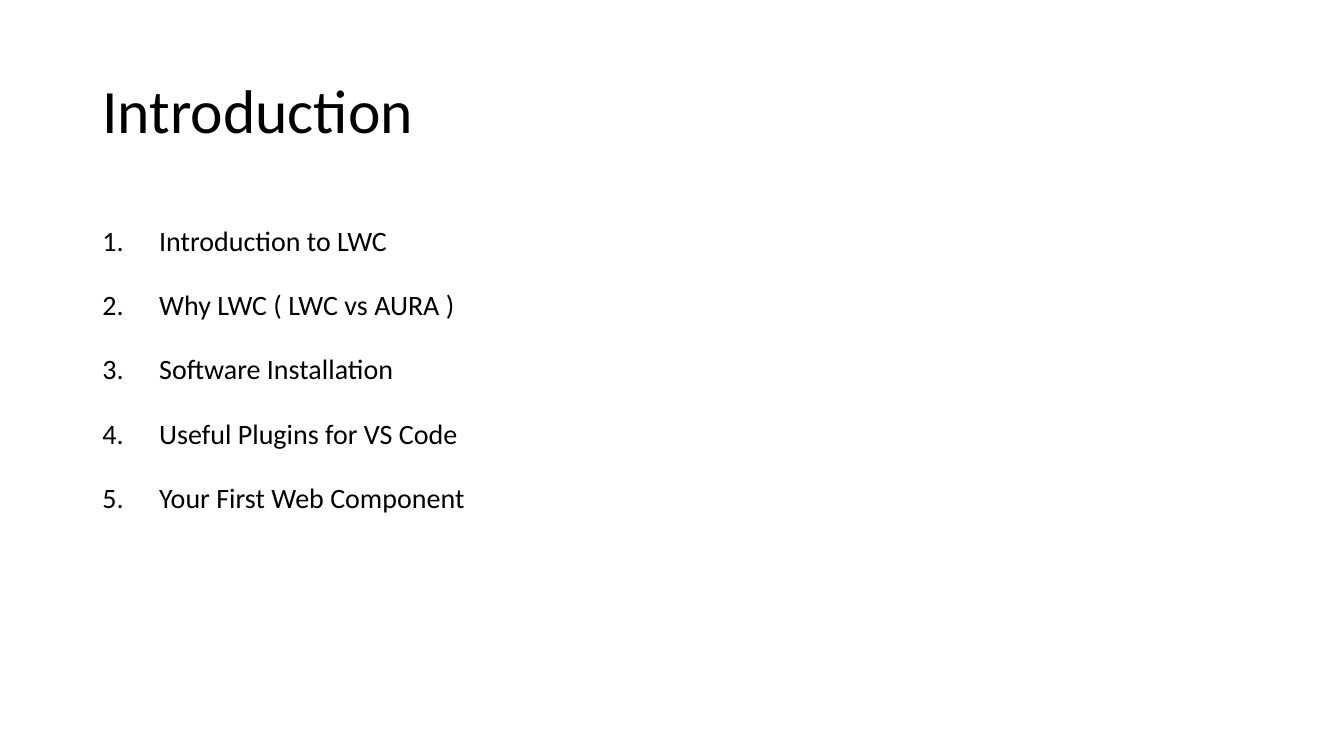
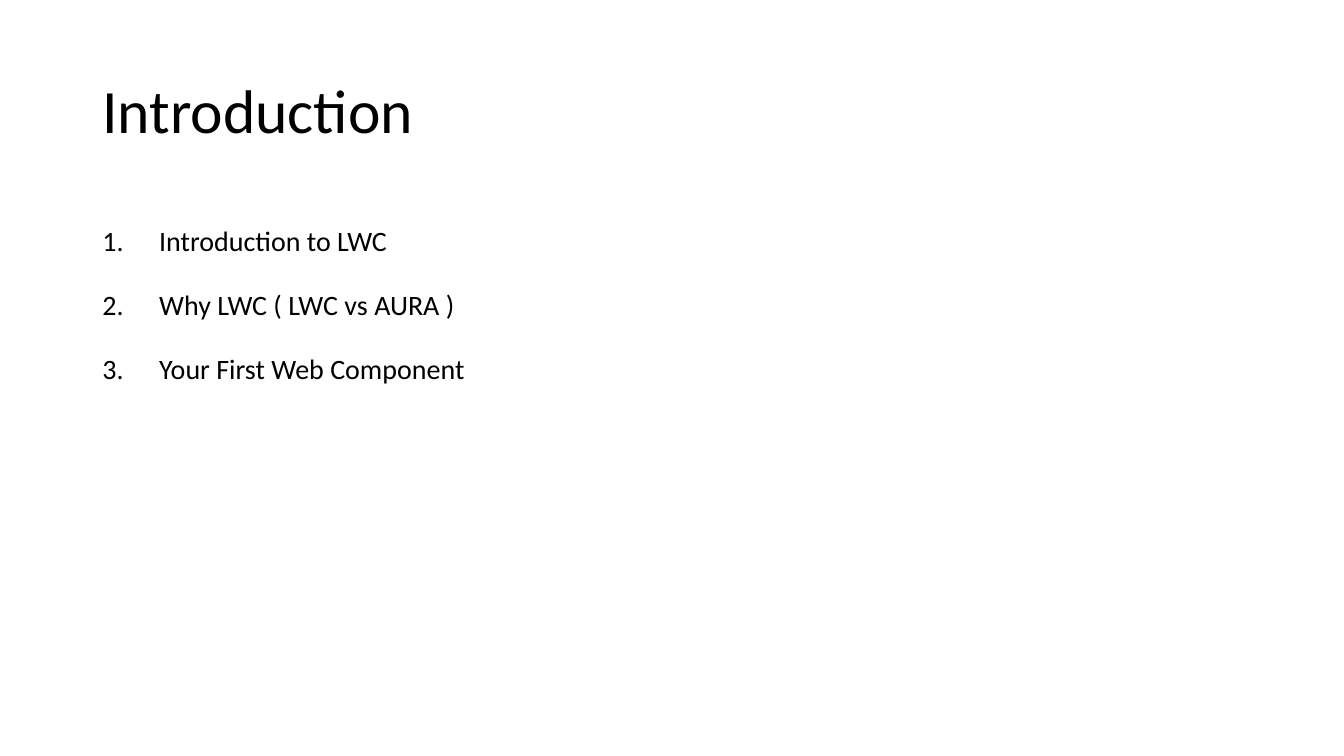
Before and after one commit to amitastreait/lwc-learning, a slide deck: slide 4 of docs/PPT/Lightning Web component.pptx (slide 2 before the commit). Drawn at 1344x756 pixels with LibreOffice and Linux fonts; fonts in the diff are those of the drawing. Boxes give left, top, right and bottom in pixels: in the first picture for what was removed or moved away, otherwise in the second. Text is boxed around its words. In the diff, an @@ line names an element or a change of style, - is before the commit and + after.

```diff
--- a/docs/PPT/Lightning Web component.pptx
+++ b/docs/PPT/Lightning Web component.pptx
@@ text at (159,359,457,449): paragraphs removed @@
-3. Software Installation
-4. Useful Plugins for VS Code
```
Also in this commit, not shown: 17 other slides changed, 47 slides added, 15 other files.
